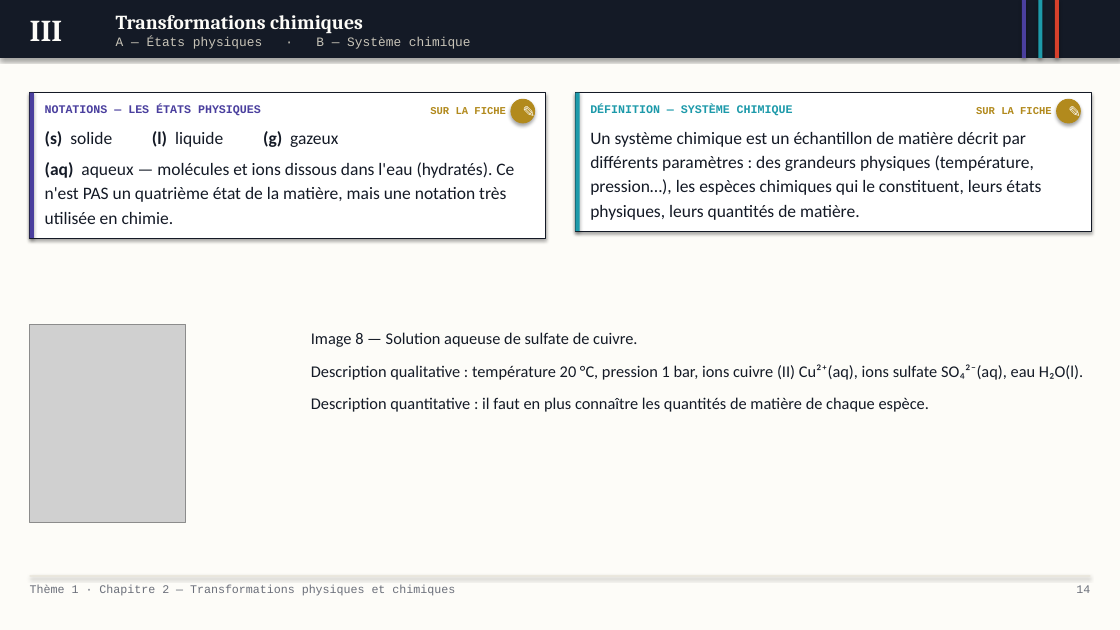
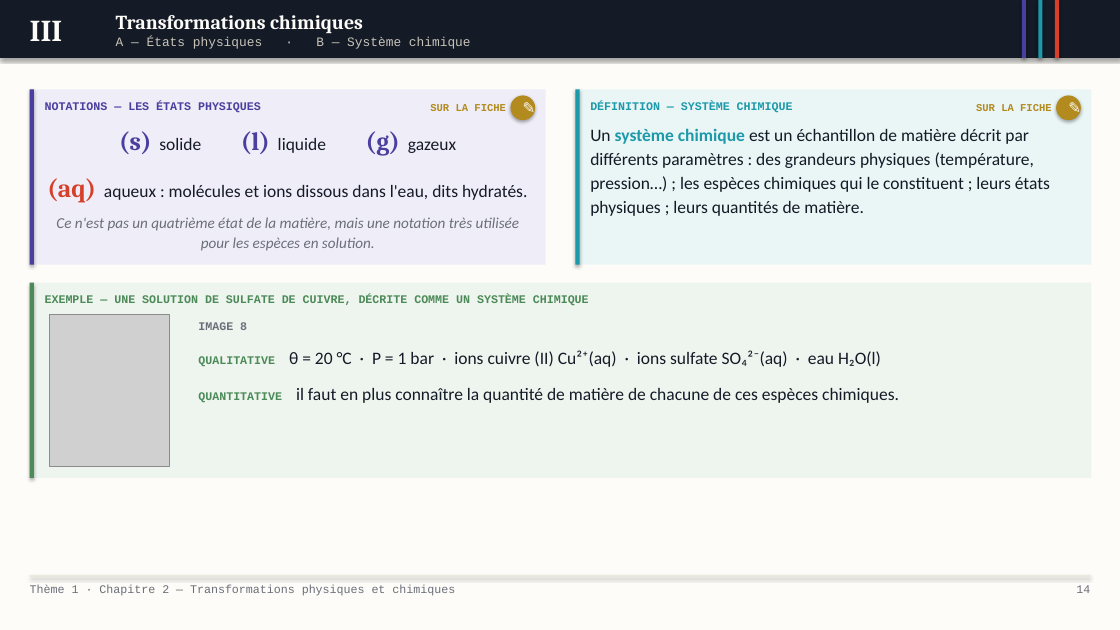
Before and after one commit to MVanHoorde/Site-Web-Portfolio, a slide deck: slide 14 of assets/pptx/pc/diaporama-2nde-t1c2.pptx. Drawn at 1120x630 pixels with LibreOffice and Linux fonts; fonts in the diff are those of the drawing; grey boxes stand for pictures. Boxes give left, top, right and bottom in pixels: in the first picture for what was removed or moved away, otherwise in the second. Text is boxed around its words. In the diff, an @@ line names an element or a change of style, - is before the commit and + after.

```diff
--- a/assets/pptx/pc/diaporama-2nde-t1c2.pptx
+++ b/assets/pptx/pc/diaporama-2nde-t1c2.pptx
@@ rectangle resized from (x1=29, y1=92, x2=34, y2=238) to (x1=29, y1=89, x2=34, y2=265) @@
@@ rectangle resized from (x1=29, y1=92, x2=545, y2=238) to (x1=29, y1=89, x2=545, y2=265) @@
@@ rectangle at (x1=29, y1=89, x2=545, y2=265): fill #FFFFFF to #EFEDF8; outline #141A26 0.75 pt to none; shadow off @@
@@ rectangle resized from (x1=576, y1=92, x2=580, y2=231) to (x1=576, y1=89, x2=580, y2=265) @@
@@ rectangle resized from (x1=576, y1=92, x2=1091, y2=231) to (x1=576, y1=89, x2=1091, y2=265) @@
@@ rectangle at (x1=576, y1=89, x2=1091, y2=265): fill #FFFFFF to #EAF5F6; outline #141A26 0.75 pt to none; shadow off @@
@@ 2 texts, 2 ellipses moved together from (x1=45, y1=99, x2=1081, y2=123) to (x1=45, y1=96, x2=1081, y2=119) @@
@@ text at (x1=119, y1=131, x2=456, y2=156): size 15 to 22 pt, font Calibri to Cambria, text colour #141A26 to #4A3F9E in "(s) (l) (g)"; alignment left to centre @@
@@ text at (x1=590, y1=128, x2=1050, y2=216): text changed @@
-Un système chimique est un échantillon de matière décrit par différents paramètres : des grandeurs physiques (température, pression…), les espèces chimiques qui le constituent, leurs états physiques, leurs quantités de matière.
+Un système chimique est un échantillon de matière décrit par différents paramètres : des grandeurs physiques (température, pression…) ; les espèces chimiques qui le constituent ; leurs états physiques ; leurs quantités de matière.
@@ text at (x1=47, y1=178, x2=527, y2=251): text changed; size 15 to 13 pt; text colour #141A26 to #6B6F7A; italic on @@
-(aq) aqueux — molécules et ions dissous dans l'eau (hydratés). Ce n'est PAS un quatrième état de la matière, mais une notation très utilisée en chimie.
+(aq) aqueux : molécules et ions dissous dans l'eau, dits hydratés.
+Ce n'est pas un quatrième état de la matière, mais une notation très utilisée pour les espèces en solution.
@@ rectangle added at (x1=29, y1=283, x2=1091, y2=478), fill #EEF5EF @@
@@ rectangle added at (x1=29, y1=283, x2=34, y2=478), fill #4C8A58 @@
@@ text added at (x1=45, y1=295, x2=589, y2=305), 10 pt, text #4C8A58, bold @@
+EXEMPLE — UNE SOLUTION DE SULFATE DE CUIVRE, DÉCRITE COMME UN SYSTÈME CHIMIQUE
@@ picture resized from (x1=29, y1=324, x2=186, y2=523) to (x1=50, y1=314, x2=169, y2=466) @@
@@ text at (x1=198, y1=322, x2=899, y2=403): text changed; size 14 to 15 pt @@
-Image 8 — Solution aqueuse de sulfate de cuivre.
-Description qualitative : température 20 °C, pression 1 bar, ions cuivre (II) Cu²⁺(aq), ions sulfate SO₄²⁻(aq), eau H₂O(l).
-Description quantitative : il faut en plus connaître les quantités de matière de chaque espèce.
+IMAGE 8
+QUALITATIVE θ = 20 °C · P = 1 bar · ions cuivre (II) Cu²⁺(aq) · ions sulfate SO₄²⁻(aq) · eau H₂O(l)
+QUANTITATIVE il faut en plus connaître la quantité de matière de chacune de ces espèces chimiques.
```
Also in this commit, not shown: 15 other slides changed, 13 other files.
